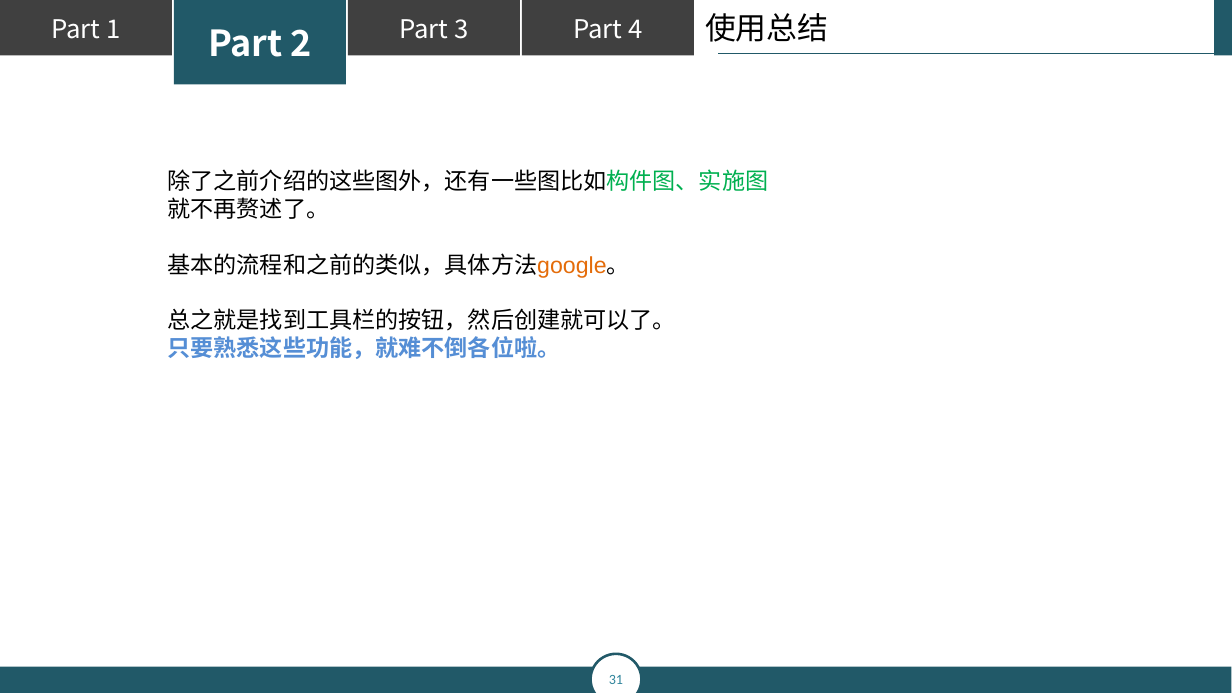
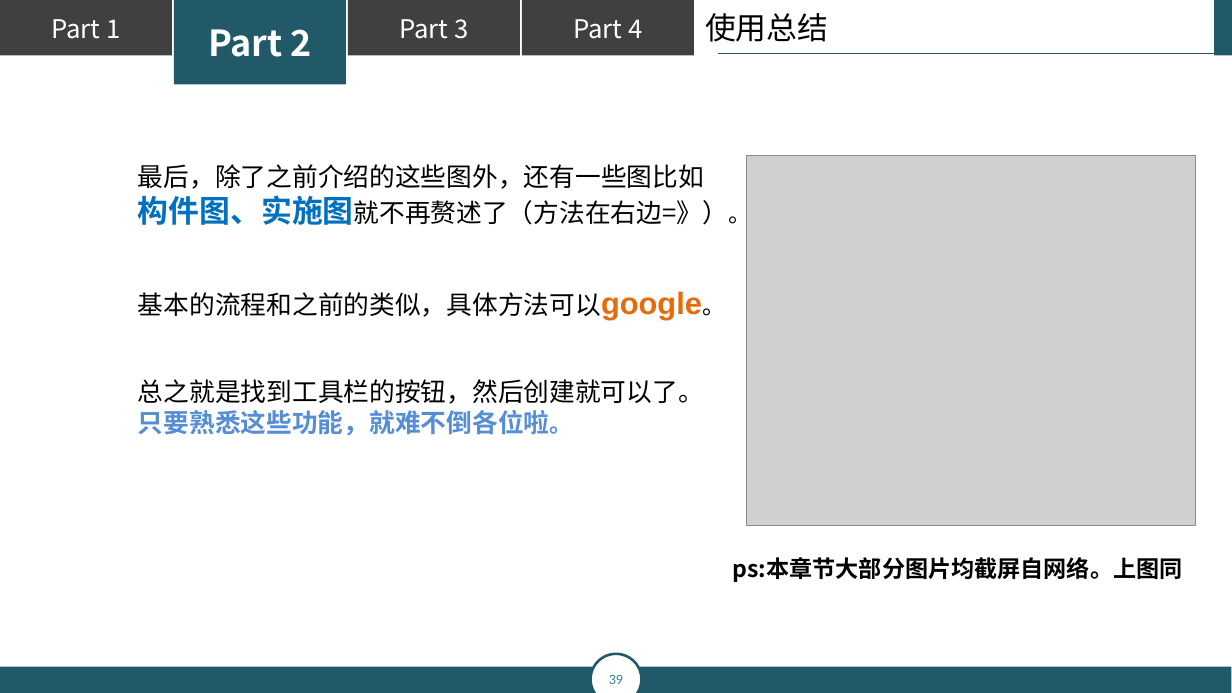
Before and after one commit to popopoi/PRD2018-G07, a slide deck: slide 39 of 翻转课堂PPT/PRD2018-G07-第五周翻转课堂PPT.pptx (slide 31 before the commit). Drawn at 1232x693 pixels with LibreOffice and Linux fonts; fonts in the diff are those of the drawing; grey boxes stand for pictures. Boxes give left, top, right and bottom in pixels: in the first picture for what was removed or moved away, otherwise in the second. Text is boxed around its words. In the diff, an @@ line names an element or a change of style, - is before the commit and + after.

```diff
--- a/翻转课堂PPT/PRD2018-G07-第五周翻转课堂PPT.pptx
+++ b/翻转课堂PPT/PRD2018-G07-第五周翻转课堂PPT.pptx
@@ text "最后，除了之前介绍的这些图外，还有一些图比如" moved from (x1=167, y1=169, x2=768, y2=359) to (x1=138, y1=164, x2=751, y2=436) @@
@@ text at (x1=138, y1=164, x2=751, y2=320): text changed; size 18 to 20 pt; font Arial to Noto Sans CJK SC @@
-除了之前介绍的这些图外，还有一些图比如构件图、实施图
-就不再赘述了。
-基本的流程和之前的类似，具体方法google。
+最后，除了之前介绍的这些图外，还有一些图比如
+构件图、实施图就不再赘述了（方法在右边=》）。
+基本的流程和之前的类似，具体方法可以google。
@@ picture added at (x1=747, y1=156, x2=1195, y2=526) @@
@@ text at (x1=138, y1=379, x2=704, y2=436): size 18 to 20 pt in "总之就是找到工具栏的按钮，然后创建就可以了。", "只要熟悉这些功能，就难不倒各位啦。"; font Arial to Noto Sans CJK SC in "总之就是找到工具栏的按钮，然后创建就可以了。" @@
@@ text added at (x1=733, y1=557, x2=1183, y2=582), 18 pt, text #000000, bold @@
+ps:本章节大部分图片均截屏自网络。上图同
@@ page number at (x1=609, y1=675, x2=623, y2=684): text changed @@
-31
+39
```
Also in this commit, not shown: 26 other slides changed, 9 slides added.
